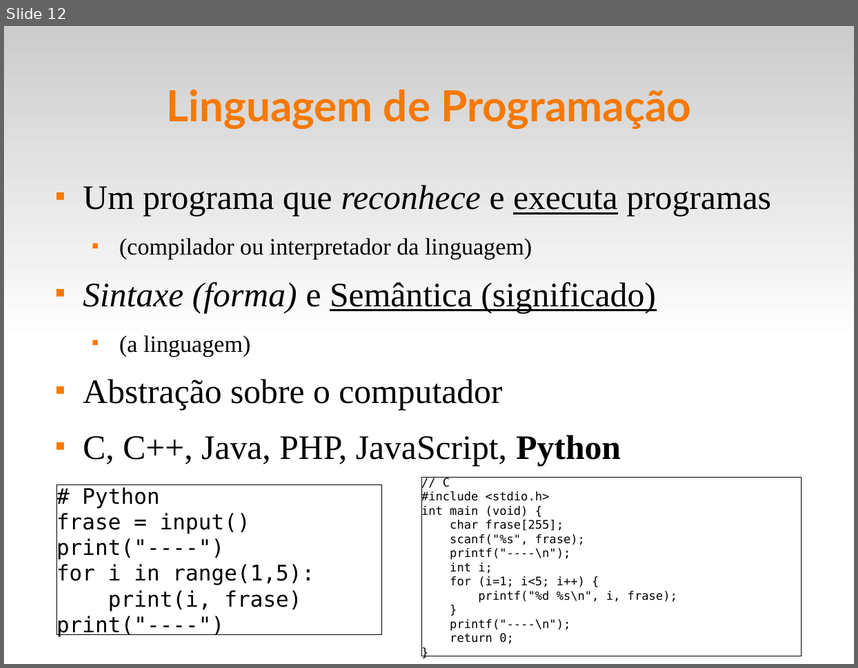
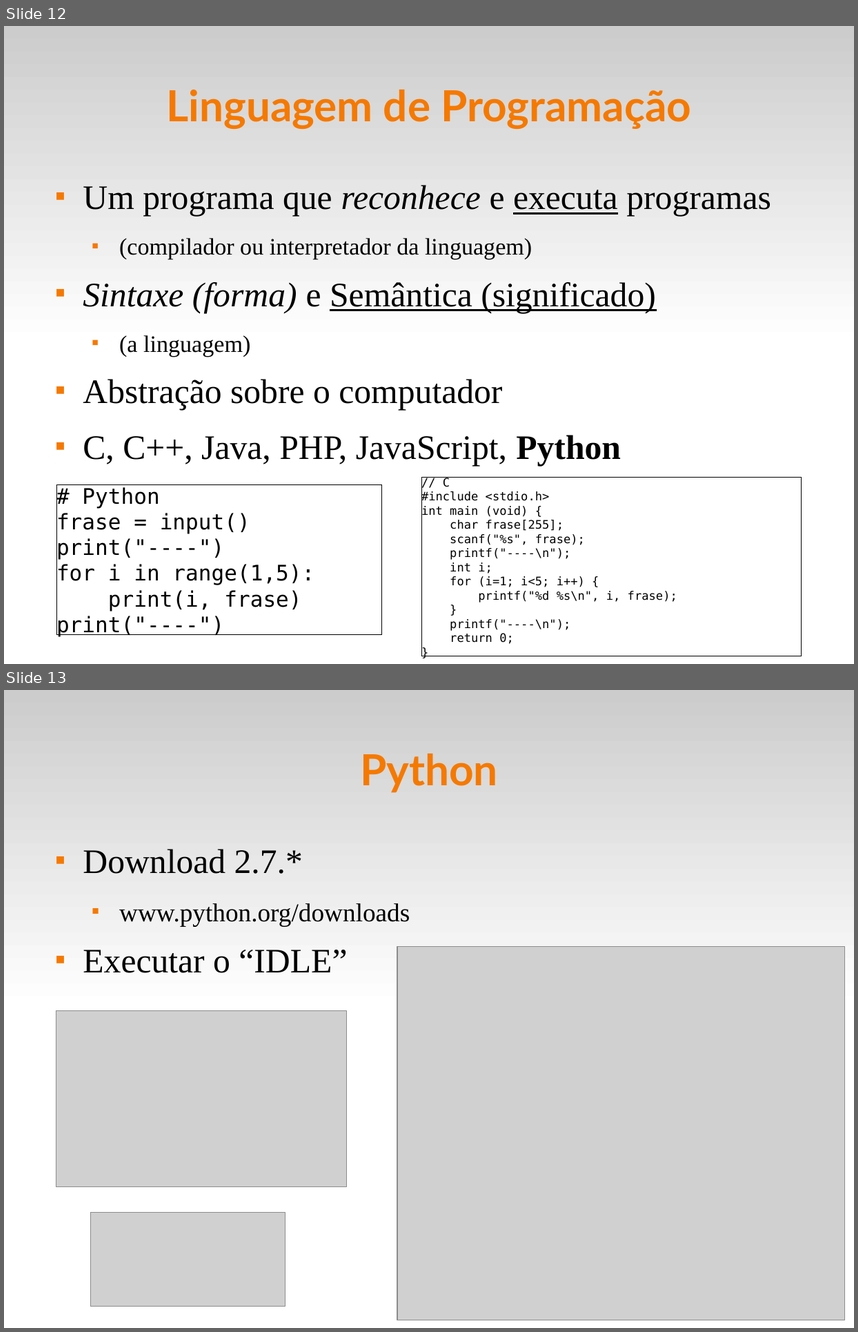
Before and after one commit to fsantanna-uerj/IPD, a slide deck: ipd.odp. Shown one above the other, each under a label of ours: slide 12 before the commit, slides 12 and 13 after it. The pictures are 858x668 and 858x1332 pixels, drawn with LibreOffice and Linux fonts; fonts in the diff are those of the drawing; grey boxes stand for pictures. Boxes give left, top, right and bottom in pixels: in the first picture for what was removed or moved away, otherwise in the second. Text is boxed around its words. In the diff, an @@ line names an element or a change of style, - is before the commit and + after.

Commit message:
(+) python, idle

```diff
--- a/ipd.odp
+++ b/ipd.odp
@@ slide 13 added at bbox=[4, 690, 854, 1328], background #FFFFFF; not listed: 1 template element that a slide beside it also shows @@
@@ title added at bbox=[360, 753, 498, 793], 40 pt, text #F57900, bold @@
+Python
@@ text added at bbox=[83, 849, 410, 973], 32 pt, text #000000 @@
+■ Download 2.7.*
+  ■ www.python.org/downloads
+■ Executar o “IDLE”
@@ picture added at bbox=[397, 947, 845, 1320] @@
@@ picture added at bbox=[56, 1011, 346, 1187] @@
@@ picture added at bbox=[90, 1212, 285, 1305] @@
```
Also in this commit, not shown: 1 slide removed, 2 other files.
